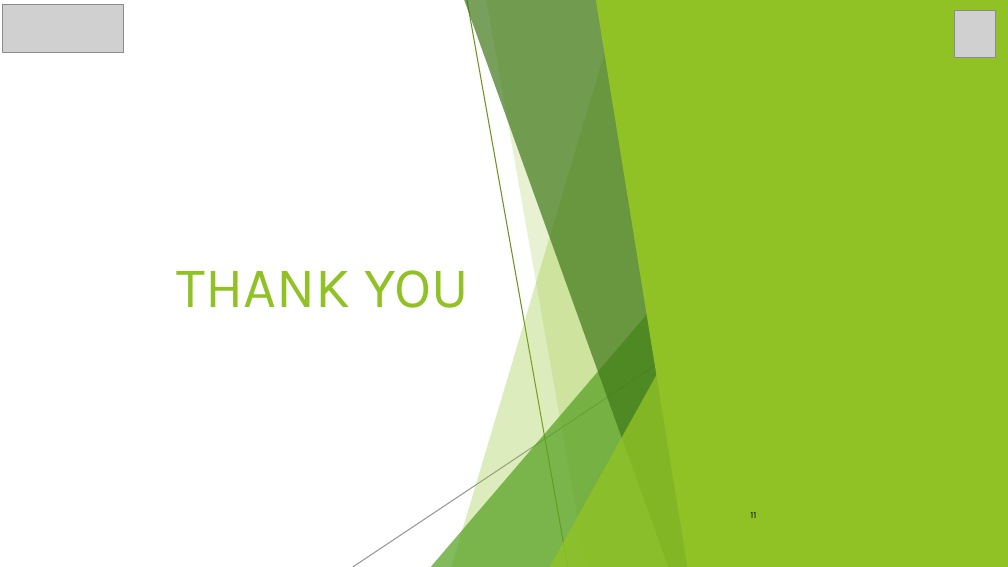
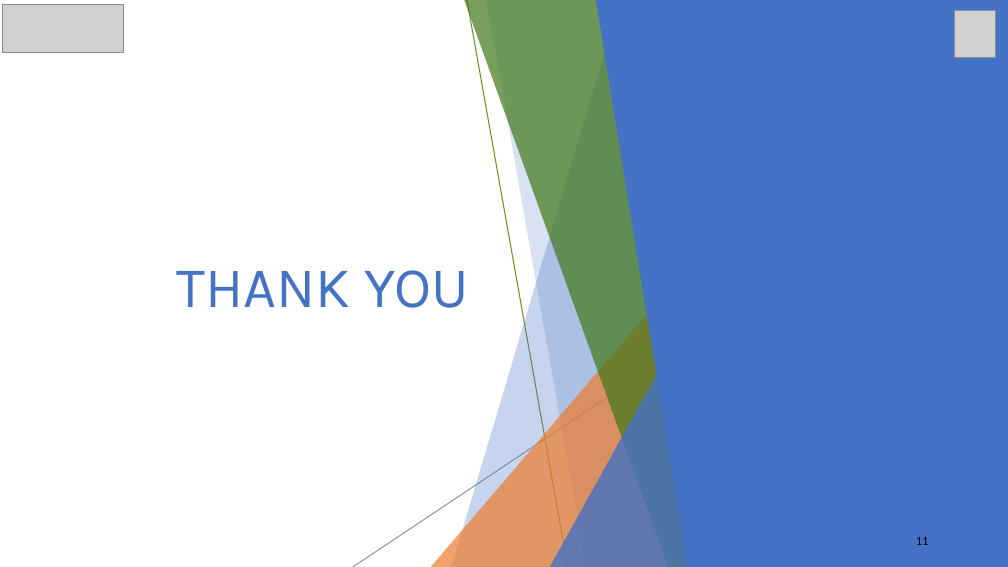
Before and after one commit to Tunir10Chaudhuri/Case_Study_Group_4, a slide deck: slide 11 of CaseStudy-04.pptx. Drawn at 1008x567 pixels with LibreOffice and Linux fonts; fonts in the diff are those of the drawing; grey boxes stand for pictures. Boxes give left, top, right and bottom in pixels: in the first picture for what was removed or moved away, otherwise in the second. Text is boxed around its words. In the diff, an @@ line names an element or a change of style, - is before the commit and + after.

```diff
--- a/CaseStudy-04.pptx
+++ b/CaseStudy-04.pptx
@@ background #FFFFFF to gradient #70AD47 to #ABC0E4 to #C7D5ED @@
@@ freeform shape at [452, 0, 701, 566]: fill #90C226 at 30% opacity to #4472C4 at 30% opacity @@
@@ freeform shape at [486, 0, 700, 566]: fill #90C226 at 20% opacity to #4472C4 at 20% opacity @@
@@ freeform shape at [596, 0, 1008, 566]: fill #90C226 to #4472C4 @@
@@ freeform shape at [759, 0, 1008, 566]: fill #90C226 at 30% opacity to #4472C4 at 30% opacity @@
@@ freeform shape at [794, 0, 1008, 566]: fill #90C226 at 20% opacity to #4472C4 at 20% opacity @@
@@ freeform shape at [904, 0, 1008, 566]: fill #90C226 at 65% opacity to #4472C4 at 65% opacity @@
@@ text "THANK YOU" at [177, 270, 469, 308]: text colour #90C226 to #4472C4 @@
@@ triangle at [430, 252, 700, 566]: fill #54A021 at 72% opacity to #ED7D31 at 72% opacity @@
@@ triangle at [739, 252, 1008, 566]: fill #54A021 at 72% opacity to #ED7D31 at 72% opacity @@
@@ triangle at [549, 296, 700, 566]: fill #90C226 at 80% opacity to #4472C4 at 80% opacity @@
@@ triangle at [858, 296, 1008, 566]: fill #90C226 at 80% opacity to #4472C4 at 80% opacity @@
@@ group removed at [614, 0, 1008, 566]: 5 freeform shapes, 2 triangles, 1 line @@
@@ page number: place and size @@
-page number at [750, 512, 756, 518]
+page number at [916, 537, 929, 545]
@@ page number at [916, 537, 929, 545]: size 6.8 to 9 pt, font Karla to Calibri @@
```
Also in this commit, not shown: 10 other slides changed.
